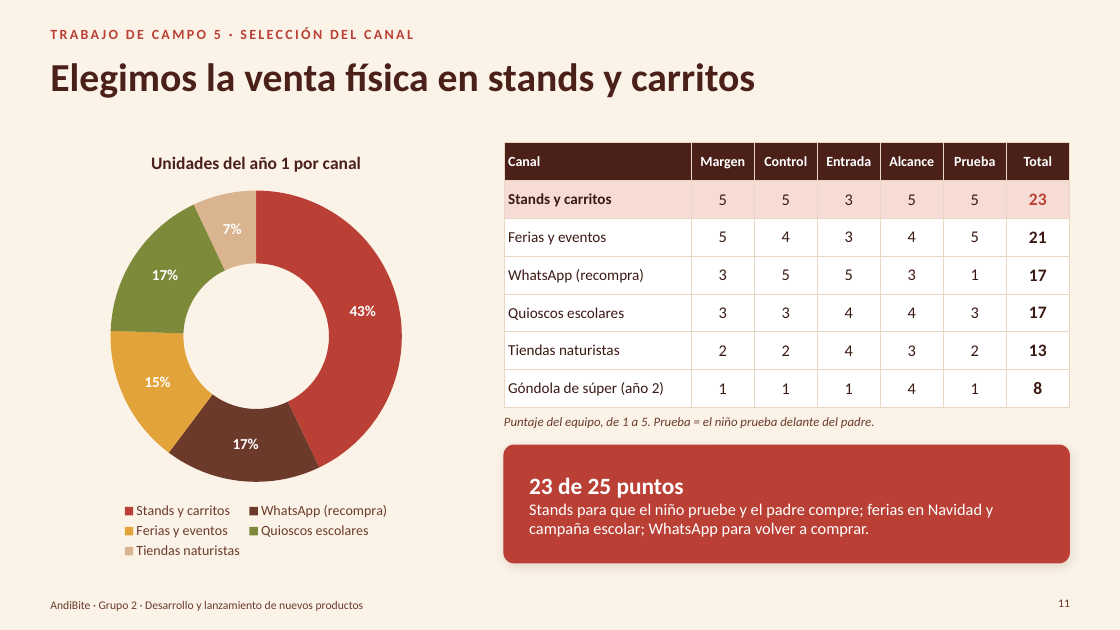
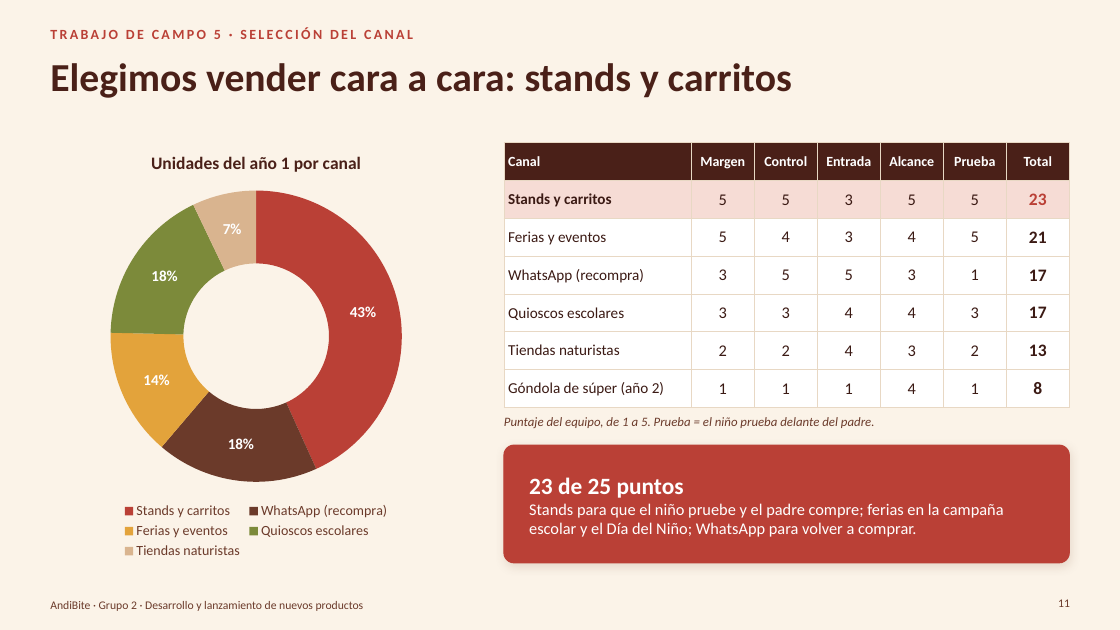
Before and after one commit to Darknow-web/Desarrollo-y-lanzamiento-de-producto-y-marca, a slide deck: slide 11 of 04-reformulacion/TC5-8/TC5-8-AndiBite.pptx. Drawn at 1120x630 pixels with LibreOffice and Linux fonts; fonts in the diff are those of the drawing; background and template pictures are left out. Boxes give left, top, right and bottom in pixels: in the first picture for what was removed or moved away, otherwise in the second. Text is boxed around its words. In the diff, an @@ line names an element or a change of style, - is before the commit and + after.

```diff
--- a/04-reformulacion/TC5-8/TC5-8-AndiBite.pptx
+++ b/04-reformulacion/TC5-8/TC5-8-AndiBite.pptx
@@ title at box(50, 63, 792, 98): text changed @@
-Elegimos la venta física en stands y carritos
+Elegimos vender cara a cara: stands y carritos
@@ doughnut chart at box(34, 134, 479, 563) @@
@@ Series 1, WhatsApp (recompra): 17 to 18 @@
@@ Series 1, Ferias y eventos: 15 to 14 @@
@@ Series 1, Quioscos escolares: 17 to 18 @@
@@ text at box(529, 503, 1004, 537): text changed @@
-Stands para que el niño pruebe y el padre compre; ferias en Navidad y campaña escolar; WhatsApp para volver a comprar.
+Stands para que el niño pruebe y el padre compre; ferias en la campaña escolar y el Día del Niño; WhatsApp para volver a comprar.
```
Also in this commit, not shown: 25 other slides changed, 3 slides added, 5 other files.
